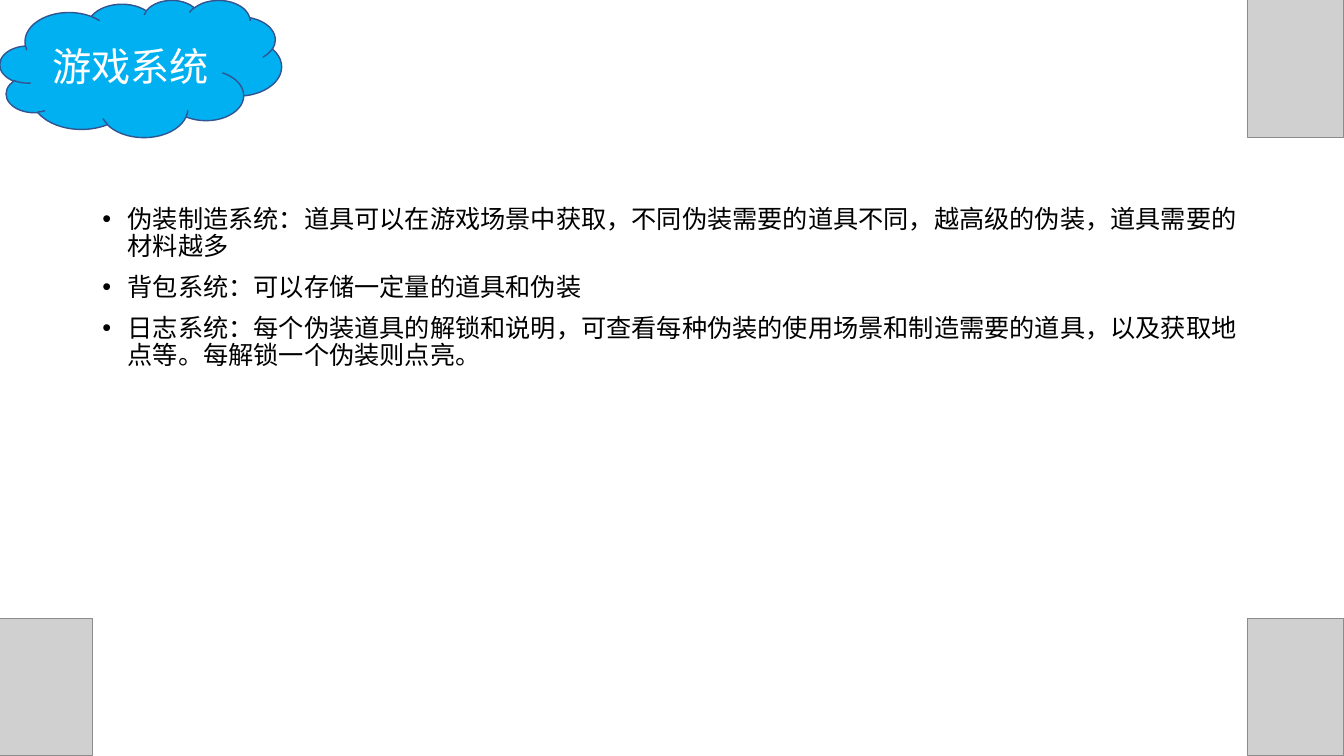
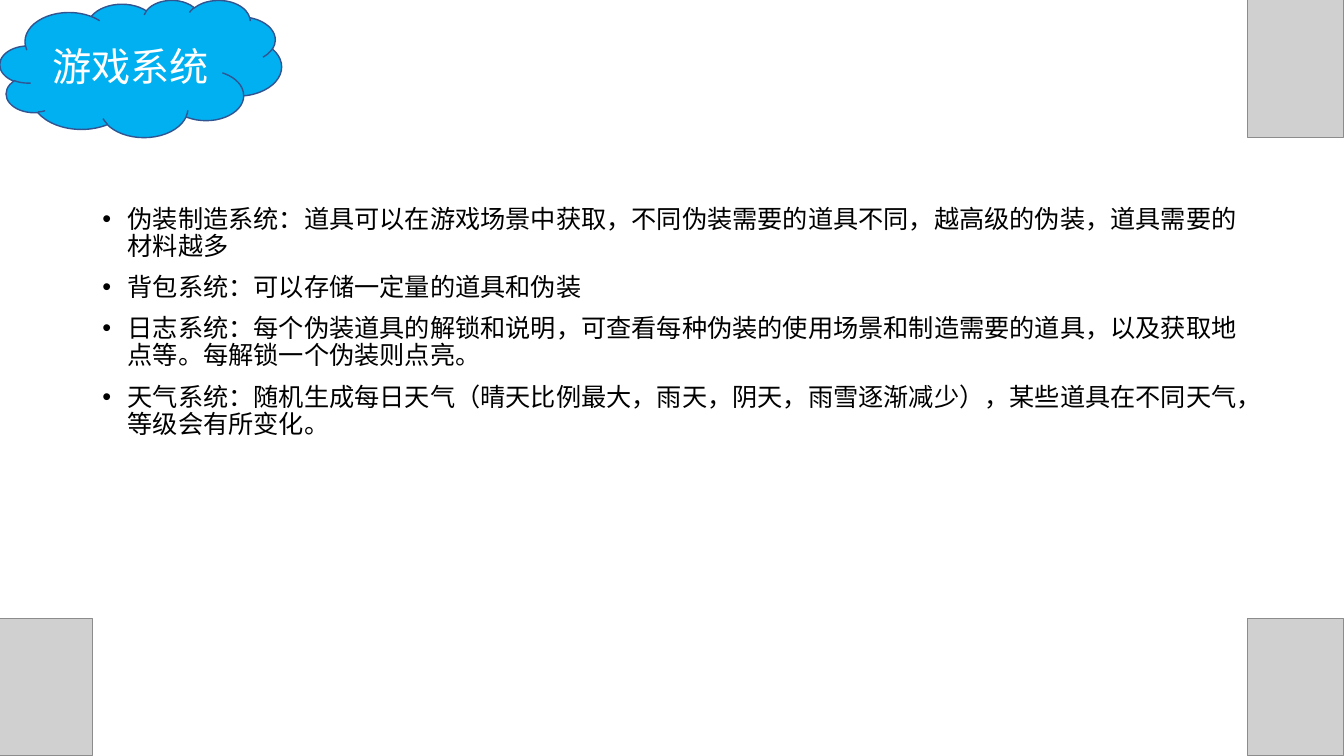
Before and after one commit to ThreePeopleGame/Death, a slide deck: slide 6 of Share/每周命题游戏设计/葛美玲/没有圆形的世界.pptx. Drawn at 1344x756 pixels with LibreOffice and Linux fonts; fonts in the diff are those of the drawing; grey boxes stand for pictures. Boxes give left, top, right and bottom in pixels: in the first picture for what was removed or moved away, otherwise in the second. Text is boxed around its words. In the diff, an @@ line names an element or a change of style, - is before the commit and + after.

```diff
--- a/Share/每周命题游戏设计/葛美玲/没有圆形的世界.pptx
+++ b/Share/每周命题游戏设计/葛美玲/没有圆形的世界.pptx
@@ text at <box>128,384,1262,435</box>: paragraph added @@
+• 天气系统：随机生成每日天气（晴天比例最大，雨天，阴天，雨雪逐渐减少），某些道具在不同天气，等级会有所变化。
```
Also in this commit, not shown: 1 other slide changed.
